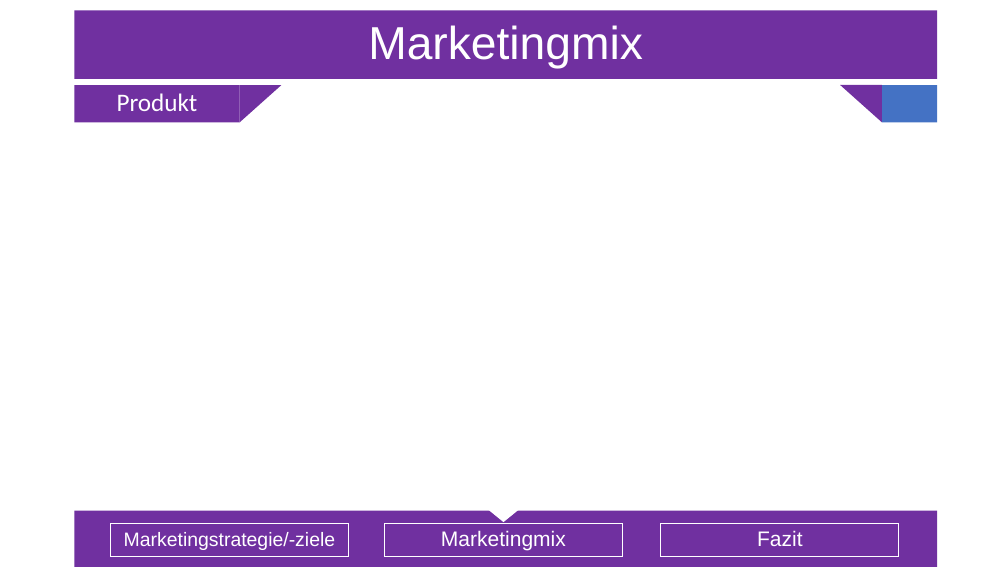
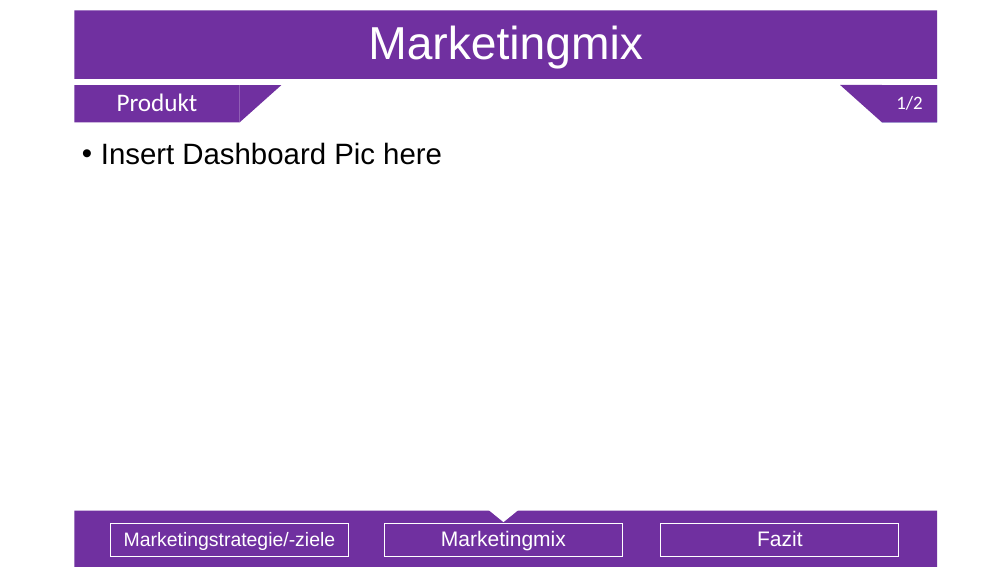
Before and after one commit to Sl0thking/mp_gproz_scrumiverse, a slide deck: slide 13 of 5_Präsentation/Projektpräsentation_Serfling.pptx. Drawn at 1008x567 pixels with LibreOffice and Linux fonts; fonts in the diff are those of the drawing. Boxes give left, top, right and bottom in pixels: in the first picture for what was removed or moved away, otherwise in the second. Text is boxed around its words. In the diff, an @@ line names an element or a change of style, - is before the commit and + after.

```diff
--- a/5_Präsentation/Projektpräsentation_Serfling.pptx
+++ b/5_Präsentation/Projektpräsentation_Serfling.pptx
@@ text added at (882,85,938,123), fill #7030A0, 18 pt, text #FFFFFF @@
+1/2
@@ text added at (101,142,442,165), 28 pt, text #000000 @@
+• Insert Dashboard Pic here
```
Also in this commit, not shown: 2 other slides changed, 2 slides added.
